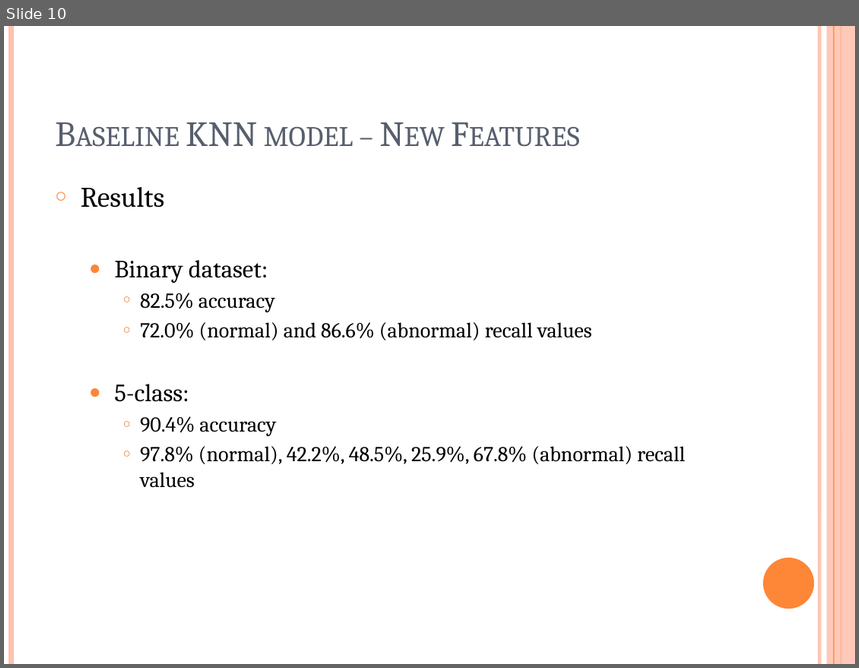
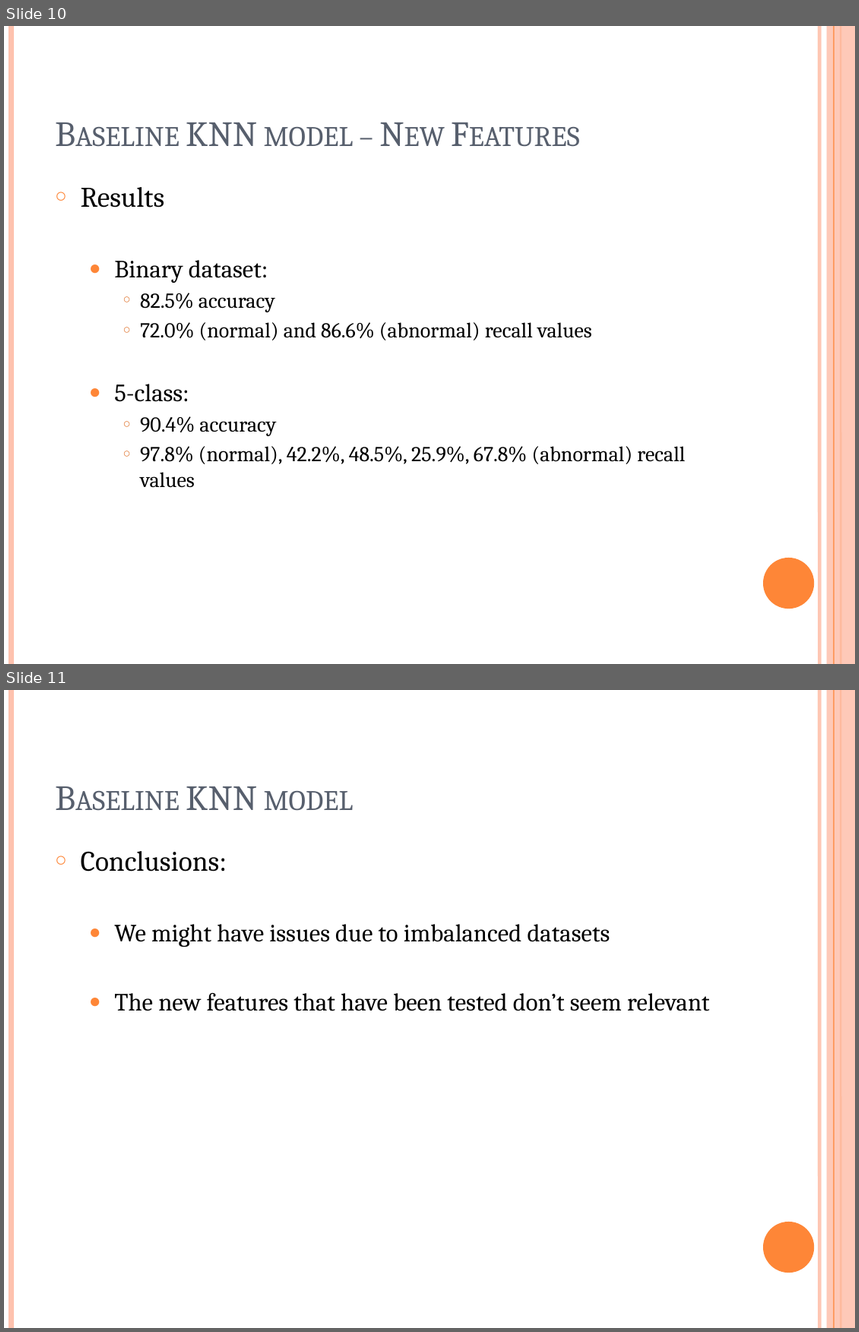
Before and after one commit to EmilieTrouillard/AdvCDA_case1, a slide deck: ECG_presentation3.pptx. Shown one above the other, each under a label of ours: slide 10 before the commit, slides 10 and 11 after it. The pictures are 859x668 and 859x1332 pixels, drawn with LibreOffice and Linux fonts; fonts in the diff are those of the drawing. Boxes give left, top, right and bottom in pixels: in the first picture for what was removed or moved away, otherwise in the second. Text is boxed around its words. In the diff, an @@ line names an element or a change of style, - is before the commit and + after.

```diff
--- a/ECG_presentation3.pptx
+++ b/ECG_presentation3.pptx
@@ slide 11 added at (x1=4, y1=690, x2=855, y2=1328), background #FFFFFF; not listed: 6 template elements that a slide beside it also shows @@
@@ title added at (x1=186, y1=787, x2=354, y2=811), 30 pt, text #575F6D, small capitals @@
+Baseline KNN model
@@ text added at (x1=81, y1=851, x2=710, y2=1011), 21 pt, text #000000 @@
+○ Conclusions:
+  ● We might have issues due to imbalanced datasets
+  ● The new features that have been tested don’t seem relevant
```
Also in this commit, not shown: 1 slide changed, 3 other slides added, 1 other file.
